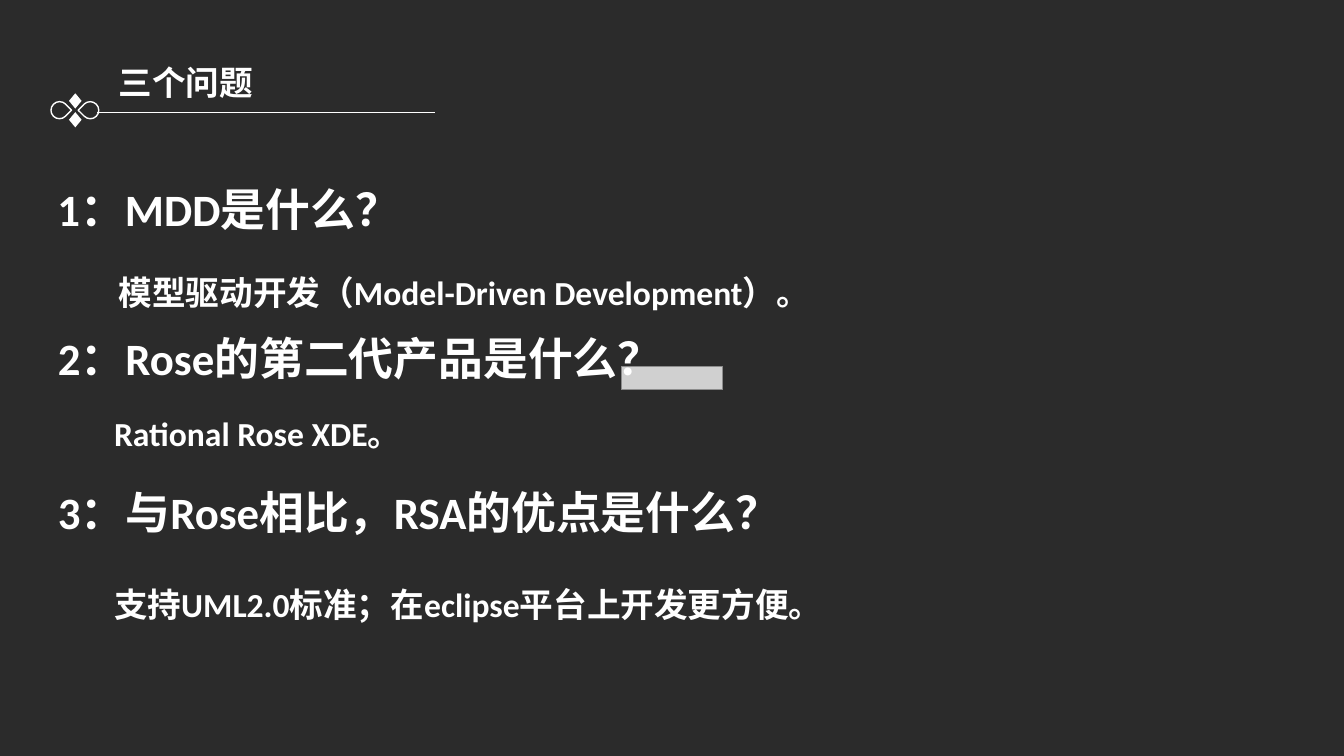
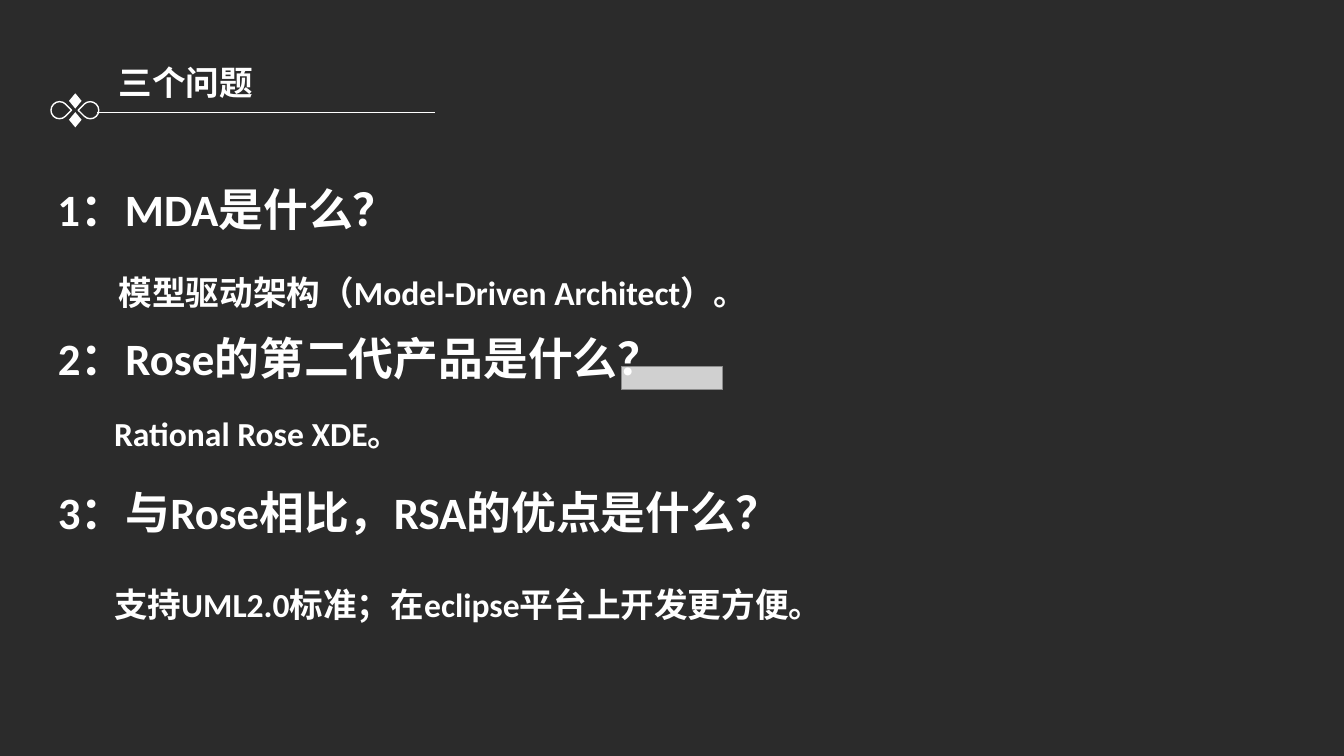
Before and after one commit to ToryXu0407/Project_yc, a slide deck: slide 22 of 翻转课堂/Rational software Architect.pptx (slide 17 before the commit). Drawn at 1344x756 pixels with LibreOffice and Linux fonts; fonts in the diff are those of the drawing; grey boxes stand for pictures; background and template pictures are left out; a plain dark background stands for a picture behind light text. Boxes give left, top, right and bottom in pixels: in the first picture for what was removed or moved away, otherwise in the second. Text is boxed around its words. In the diff, an @@ line names an element or a change of style, - is before the commit and + after.

```diff
--- a/翻转课堂/Rational software Architect.pptx
+++ b/翻转课堂/Rational software Architect.pptx
@@ text at (x1=57, y1=189, x2=397, y2=230): text changed @@
-1：MDD是什么？
+1：MDA是什么？
@@ text at (x1=119, y1=276, x2=747, y2=309): text changed @@
-模型驱动开发（Model-Driven Development）。
+模型驱动架构（Model-Driven Architect）。
```
Also in this commit, not shown: 8 other slides changed, 8 slides added, 3 slides removed.
